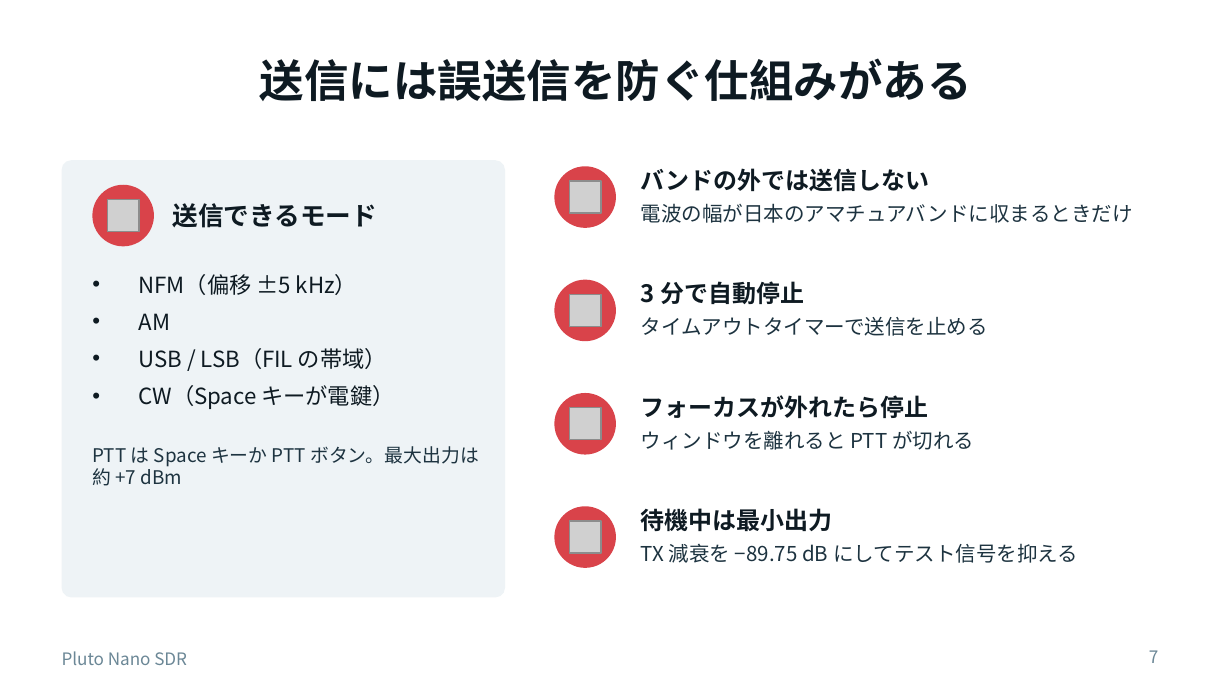
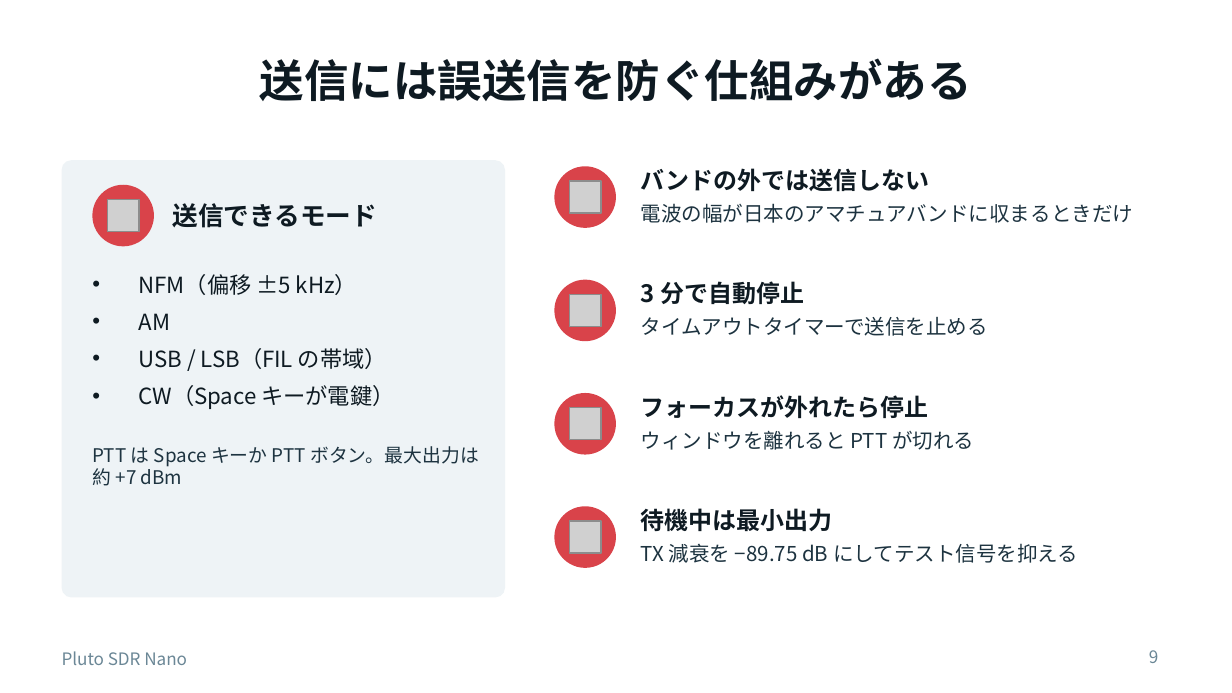
Before and after one commit to pokibon3/PlutoNano, a slide deck: slide 9 of docs/PlutoNano_presentation.pptx (slide 7 before the commit). Drawn at 1232x693 pixels with LibreOffice and Linux fonts; fonts in the diff are those of the drawing; grey boxes stand for pictures. Boxes give left, top, right and bottom in pixels: in the first picture for what was removed or moved away, otherwise in the second. Text is boxed around its words. In the diff, an @@ line names an element or a change of style, - is before the commit and + after.

```diff
--- a/docs/PlutoNano_presentation.pptx
+++ b/docs/PlutoNano_presentation.pptx
@@ text at [62,651,187,665]: text changed @@
-Pluto Nano SDR
+Pluto SDR Nano
@@ page number at [1149,650,1159,663]: text changed @@
-7
+9
```
Also in this commit, not shown: 8 other slides changed, 2 slides added, 11 other files.
